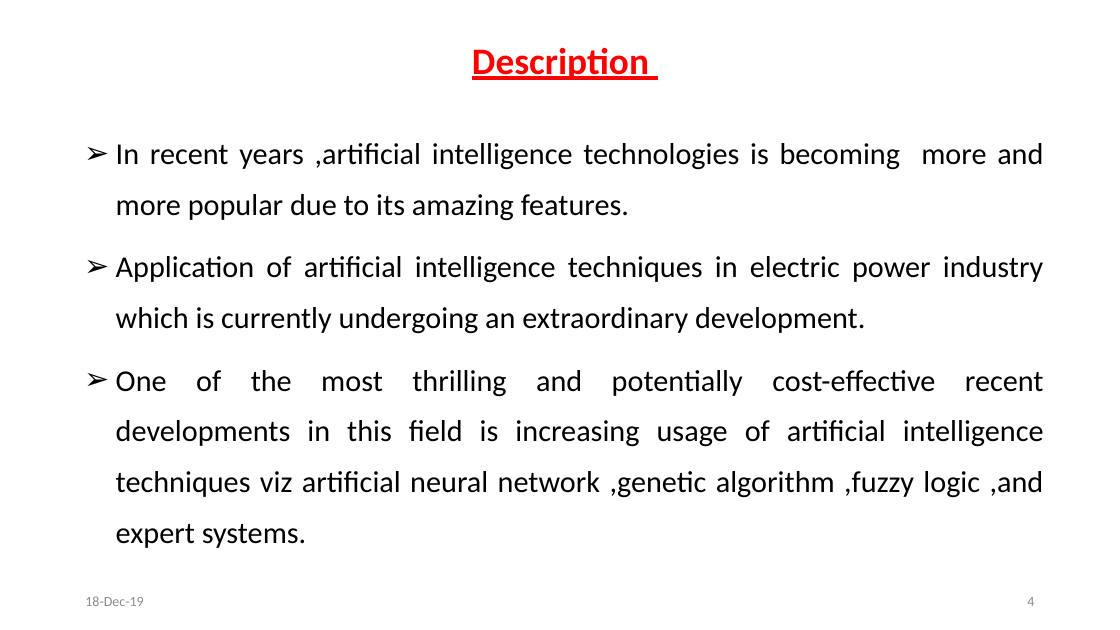
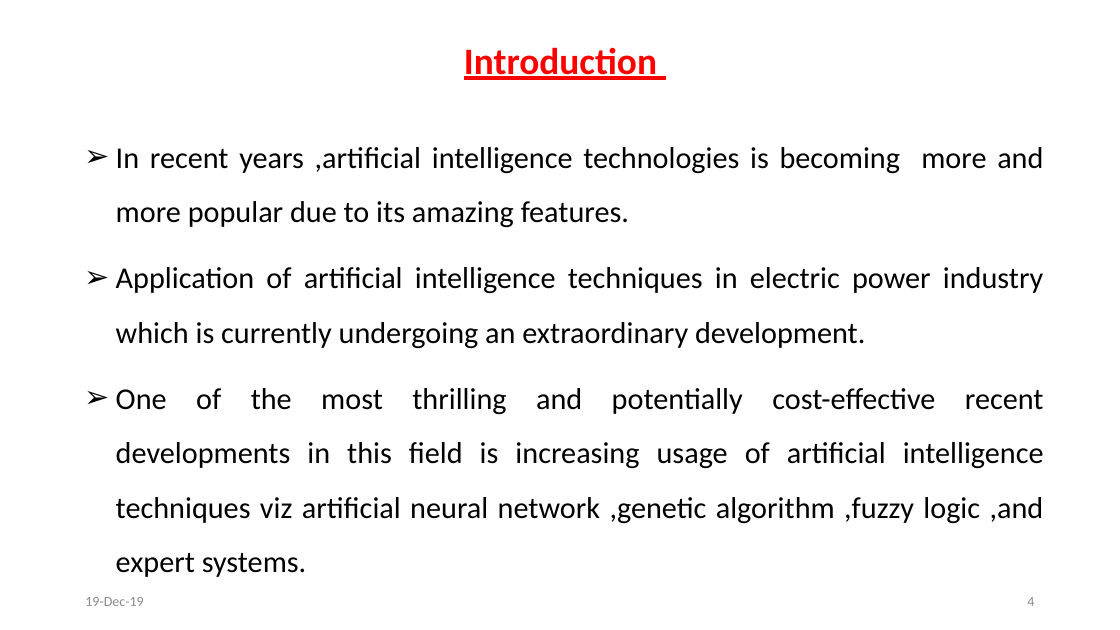
Before and after one commit to svec-final-year-project-eee/Project, a slide deck: slide 4 of First Review/First Oral Presentation.pptx. Drawn at 1120x630 pixels with LibreOffice and Linux fonts; fonts in the diff are those of the drawing. Boxes give left, top, right and bottom in pixels: in the first picture for what was removed or moved away, otherwise in the second. Text is boxed around its words. In the diff, an @@ line names an element or a change of style, - is before the commit and + after.

```diff
--- a/First Review/First Oral Presentation.pptx
+++ b/First Review/First Oral Presentation.pptx
@@ text at (464, 47, 657, 80): text changed @@
-Description
+Introduction
@@ subtitle "In recent years ,artificial intelligence ..." at (116, 147, 1044, 577): line spacing 1.4 to 1.5 @@
@@ text at (85, 597, 143, 606): text changed @@
-18-Dec-19
+19-Dec-19
```
Also in this commit, not shown: 9 other slides changed, 2 slides added, 1 other file.
